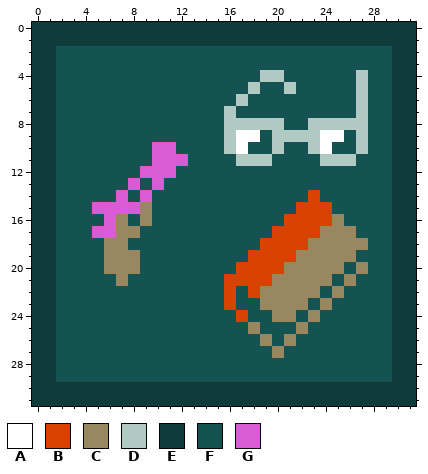
Two versions of one pixel-art sprite, icon.png. Above is the file before it was changed.
The file is 512x512 pixels, drawn in blocks of 16x16; one block is one cell here.
Palette (. is transparent): A #ffffff  B #d74200  C #98875f  D #b1c9c3  E #0f3b3a  F #155352  G #da5bd6
Pixels before, first column x 0:
 0 EEEEEEEEEEEEEEEEEEEEEEEEEEEEEEEE
 1 EEEEEEEEEEEEEEEEEEEEEEEEEEEEEEEE
 2 EEFFFFFFFFFFFFFFFFFFFFFFFFFFFFEE
 3 EEFFFFFFFFFFFFFFFFFFFFFFFFFFFFEE
 4 EEFFFFFFFFFFFFFFFFFDDFFFFFFDFFEE
 5 EEFFFFFFFFFFFFFFFFDFFDFFFFFDFFEE
 6 EEFFFFFFFFFFFFFFFDFFFFFFFFFDFFEE
 7 EEFFFFFFFFFFFFFFDFFFFFFFFFFDFFEE
 8 EEFFFFFFFFFFFFFFDDDDDFFDDDDDFFEE
 9 EEFFFFFFFFFFFFFFDAAFDDDDAAFDFFEE
10 EEFFFFFFFFGGFFFFDAFFDFFDAFFDFFEE
11 EEFFFFFFFFGGGFFFFDDDFFFFDDDFFFEE
12 EEFFFFFFFGGGFFFFFFFFFFFFFFFFFFEE
13 EEFFFFFFGFGFFFFFFFFFFFFFFFFFFFEE
14 EEFFFFFGFGFFFFFFFFFFFFFBFFFFFFEE
15 EEFFFGGGGCFFFFFFFFFFFFBBBFFFFFEE
16 EEFFFFGCFCFFFFFFFFFFFBBBBCFFFFEE
17 EEFFFGGCCFFFFFFFFFFFBBBBCCCFFFEE
18 EEFFFFCCFFFFFFFFFFFBBBBCCCCCFFEE
19 EEFFFFCCCFFFFFFFFFBBBBCCCCCFFFEE
20 EEFFFFCCCFFFFFFFFBBBBCCCCCFCFFEE
21 EEFFFFFCFFFFFFFFBBBBCCCCCFCFFFEE
22 EEFFFFFFFFFFFFFFBFBCCCCCFCFFFFEE
23 EEFFFFFFFFFFFFFFBFFCCCCFCFFFFFEE
24 EEFFFFFFFFFFFFFFFBFFCCFCFFFFFFEE
25 EEFFFFFFFFFFFFFFFFCFFFCFFFFFFFEE
26 EEFFFFFFFFFFFFFFFFFCFCFFFFFFFFEE
27 EEFFFFFFFFFFFFFFFFFFCFFFFFFFFFEE
28 EEFFFFFFFFFFFFFFFFFFFFFFFFFFFFEE
29 EEFFFFFFFFFFFFFFFFFFFFFFFFFFFFEE
30 EEEEEEEEEEEEEEEEEEEEEEEEEEEEEEEE
31 EEEEEEEEEEEEEEEEEEEEEEEEEEEEEEEE
Once edited:
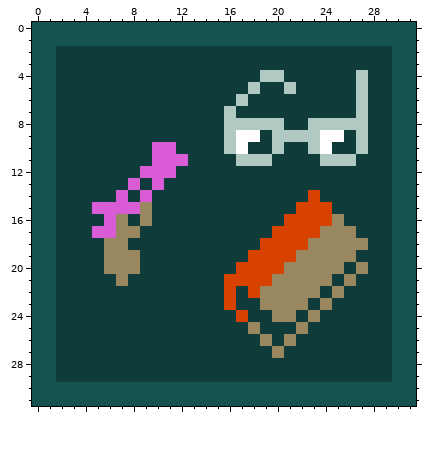
The exact change:
colour E: #0f3b3a -> #155352
colour F: #155352 -> #0f3b3a
Boxes around the changes in both pictures, in picture pixels (x1, y1, x2, y2):
changed: (32, 22, 416, 406)
